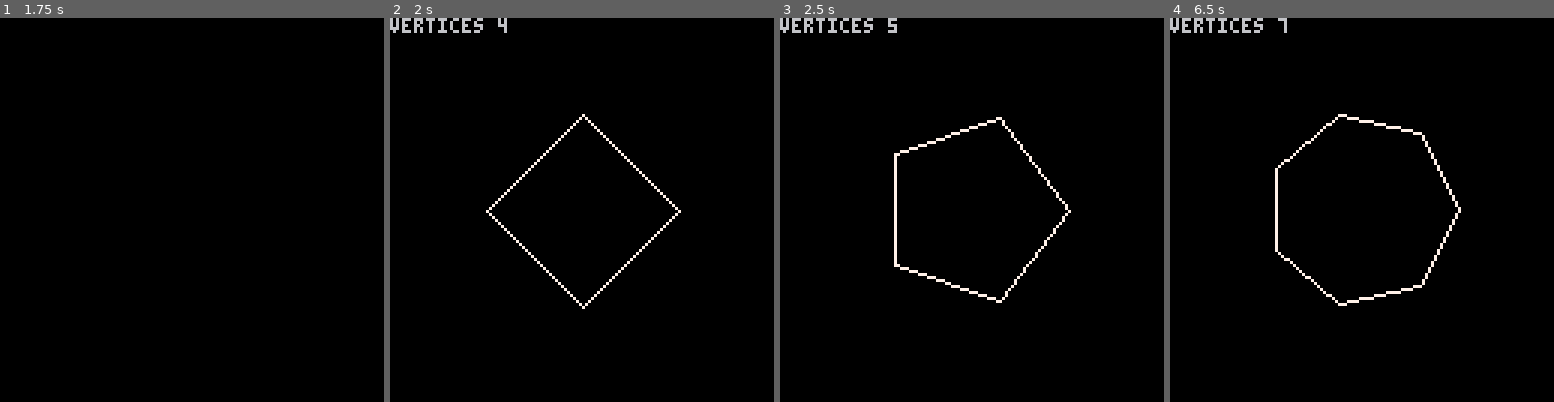
Above: before the commit, frames 1-4 (left to right).
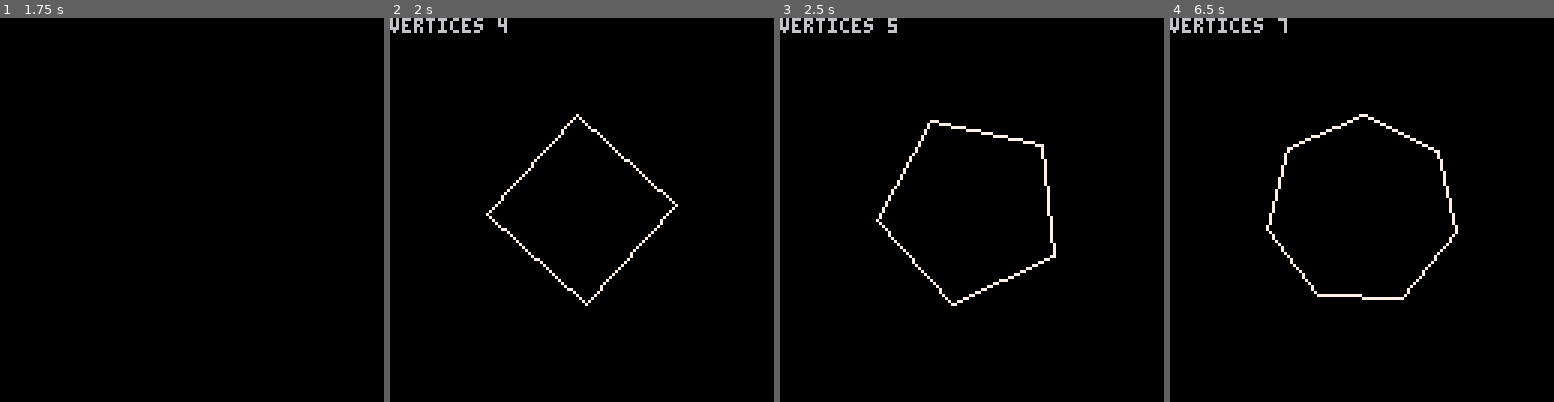
Above: after the commit, the same moments.

Repository: CRBroughton/pico-particles
Game: PICO-8 cartridge pico-particles.p8
Same seed, same stepped clock (60 frames per second), same inputs: the game is played once before the commit and once after it.
Inputs:
- Up to frame 1 (1.75 s): tap X (X key) at 0.33, 1.07 s; tap O (Z key) at 0.7, 1.7 s; hold Right from 1.6 s (still down)
- Up to frame 2 (2 s): keep holding Right; tap X (X key) at 1.85 s
- Up to frame 3 (2.5 s): release Right at 2.1 s; tap O (Z key) at 2.1 s; hold Up 2.15-2.42 s; hold Right from 2.47 s (still down)
- Up to frame 4 (6.5 s): tap O (Z key) every 0.4 s from 2.5 to 6.1 s; tap X (X key) every 1.12 s from 2.97 to 6.32 s; release Right at 3.03 s; hold Left 3.08-3.58 s; hold Down 3.63-3.97 s; hold Right 4.02-4.68 s; hold Up 4.73-5.03 s; hold Left 5.08-5.68 s; hold Down 5.73-6.03 s; hold Right from 6.08 s (still down)

Frame 1 is identical in both runs. In frame 2, 1.1% of the frame differs, in the area x 25-76%, y 25-76%; in frame 3, 1.9%, in the area x 25-76%, y 25-75%; in frame 4, 1.7%.

Commit message:
feat: :sparkles: rotate the polygon

Diff:
--- a/polygon.lua
+++ b/polygon.lua
@@ -3,16 +3,19 @@
     local self = {
         points = {},
         vertices = 3, -- number of polygon self.vertices
+        rotationSpeed = 1 / 8, -- rotation speed
     }
     function self.update()
         if (btnp(⬅️)) self.vertices -= 1
         if (btnp(➡️)) self.vertices += 1
         self.points = {}
 
-        for a=-1,1,1 / self.vertices do
+        for a=-1, 1, 1 / self.vertices do
             add(self.points, {
                 x = 64 + 32 * cos(a),
                 y = 64 + 32 * sin(a),
+                x = 64 + 32 * cos(a + t() * self.rotationSpeed),
+			    y = 64 + 32 * sin(a + t() * self.rotationSpeed),
             })
         end
     end
